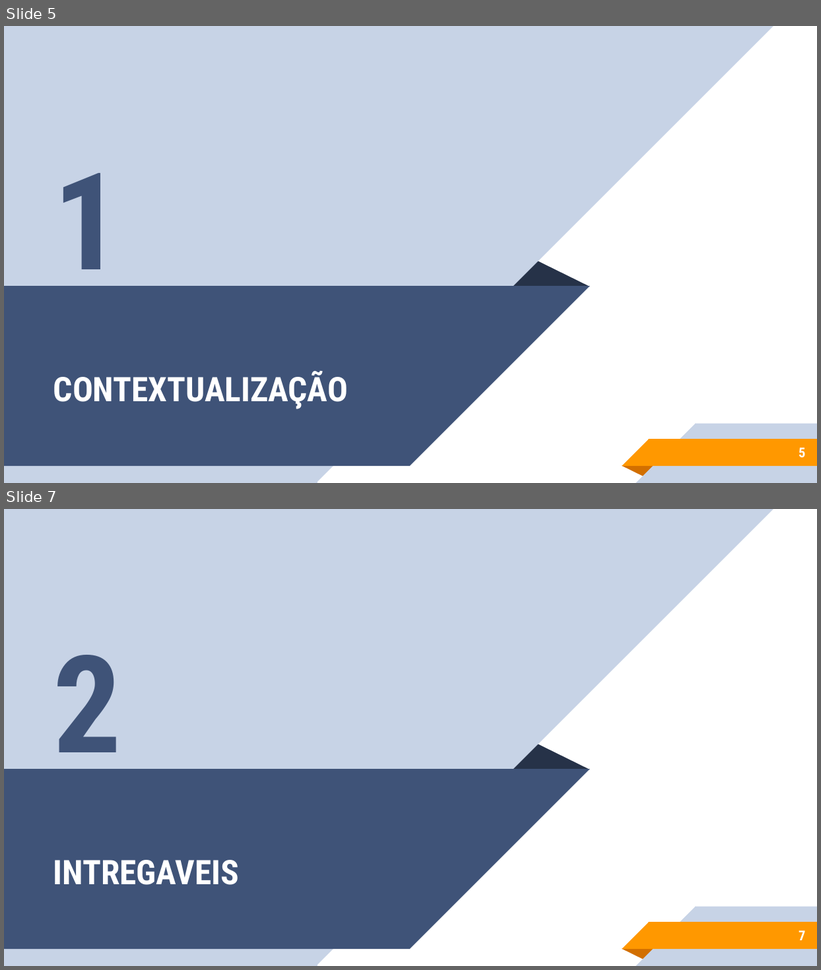
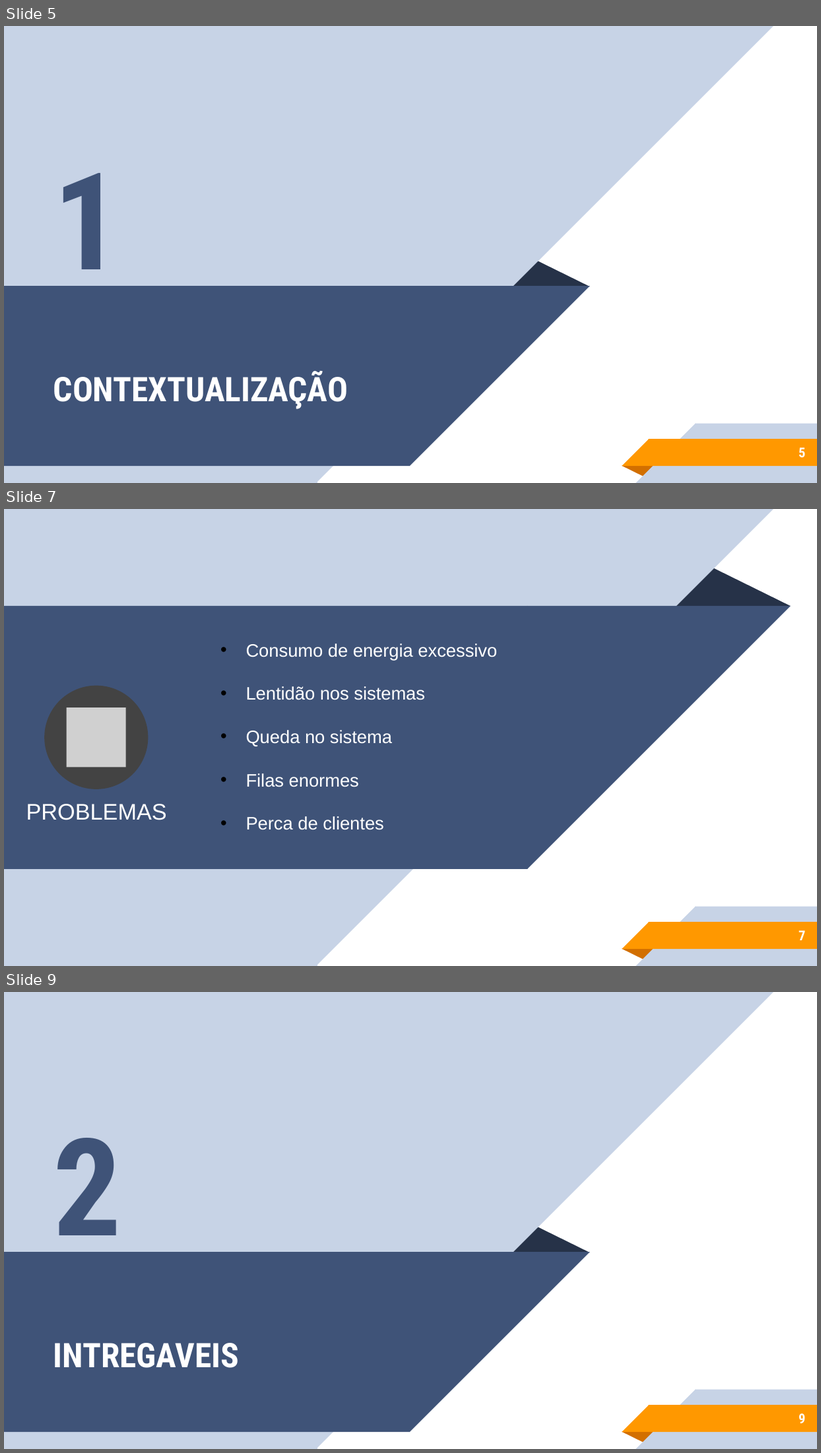
Before and after one commit to sergioetrindade/GRUPO-10-2ADSA, a slide deck: Documentação/ppts/Apresentação.pptx. Shown one above the other, each under a label of ours: slides 5 and 7 before the commit, slides 5, 7 and 9 after it; the slides between them are not shown. The pictures are 821x970 and 821x1453 pixels, drawn with LibreOffice and Linux fonts; fonts in the diff are those of the drawing; grey boxes stand for pictures. Boxes give left, top, right and bottom in pixels: in the first picture for what was removed or moved away, otherwise in the second. Text is boxed around its words. In the diff, an @@ line names an element or a change of style, - is before the commit and + after.

```diff
--- a/Documentação/ppts/Apresentação.pptx
+++ b/Documentação/ppts/Apresentação.pptx
@@ slide 7 added at [4, 509, 817, 966], background #FFFFFF; not listed: 7 template elements that a slide beside it also shows @@
@@ triangle added at [675, 568, 790, 606], fill #263248 @@
@@ rectangle added at [4, 606, 527, 869], fill #3F5378 @@
@@ text added at [29, 599, 89, 657], 72 pt, text #FF9800, bold @@
+“
@@ right triangle added at [527, 606, 791, 869], fill #3F5378 @@
@@ rectangle added at [4, 623, 85, 704], fill #3F5378 @@
@@ text added at [246, 644, 497, 830], 16 pt, text #FFFFFF @@
+• Consumo de energia excessivo
+• Lentidão nos sistemas
+• Queda no sistema
+• Filas enormes
+• Perca de clientes
@@ ellipse added at [45, 685, 149, 789], fill #434343 @@
@@ picture added at [67, 708, 126, 767] @@
@@ text added at [26, 804, 167, 821], 20 pt, text #FFFFFF @@
+PROBLEMAS
@@ page number added at [799, 931, 805, 941], 12 pt, text #FFFFFF, bold @@
+7
@@ what was slide 7 is now slide 9 @@
@@ page number at [799, 1414, 805, 1424]: text changed @@
-7
+9
```
Also in this commit, not shown: 2 slides changed, 5 other slides added, 1 slide removed, 1 other file.
